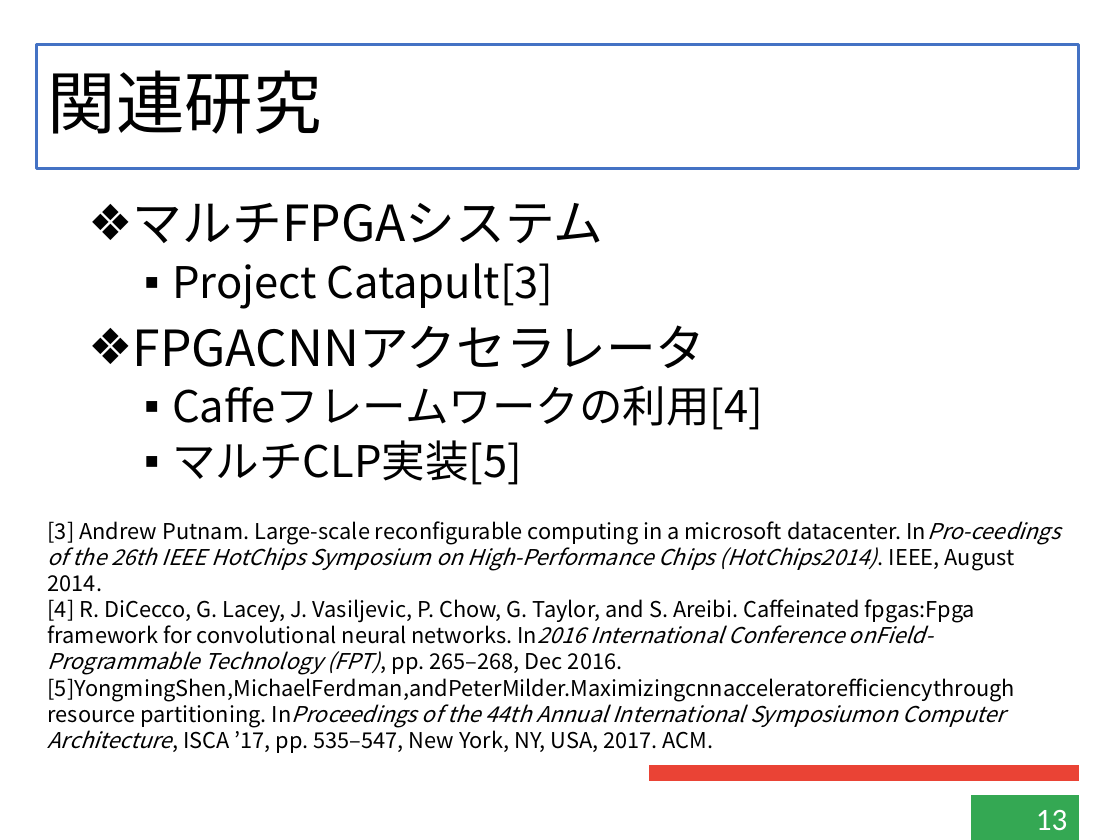
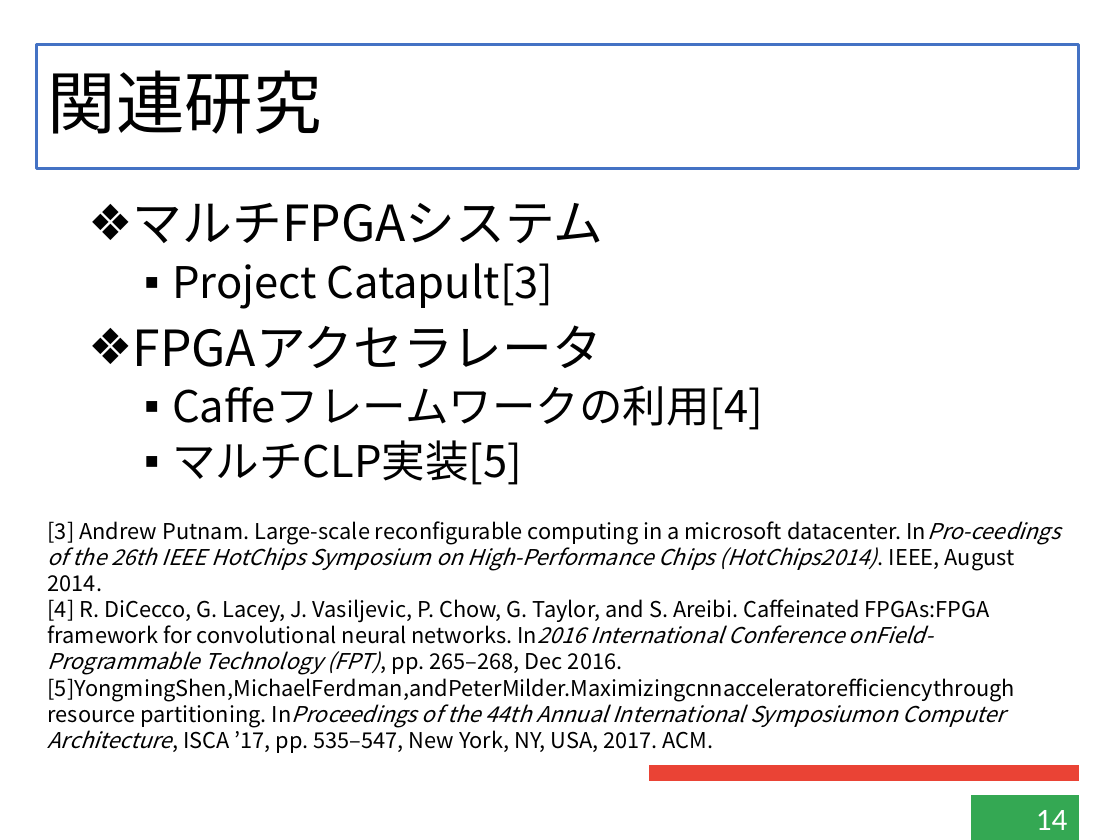
Before and after one commit to kensuke-iizuka/thesis, a slide deck: slide 14 of slide/graduate.pptx (slide 13 before the commit). Drawn at 1120x840 pixels with LibreOffice and Linux fonts; fonts in the diff are those of the drawing. Boxes give left, top, right and bottom in pixels: in the first picture for what was removed or moved away, otherwise in the second. Text is boxed around its words. In the diff, an @@ line names an element or a change of style, - is before the commit and + after.

```diff
--- a/slide/graduate.pptx
+++ b/slide/graduate.pptx
@@ text at [133, 325, 603, 368]: text changed @@
-❖ FPGACNNアクセラレータ
+❖ FPGAアクセラレータ
@@ text at [48, 599, 990, 675]: text changed @@
-[4] R. DiCecco, G. Lacey, J. Vasiljevic, P. Chow, G. Taylor, and S. Areibi. Caffeinated fpgas:Fpga framework for convolutional neural networks. In2016 International Conference onField-Programmable Technology (FPT), pp. 265–268, Dec 2016.
+[4] R. DiCecco, G. Lacey, J. Vasiljevic, P. Chow, G. Taylor, and S. Areibi. Caffeinated FPGAs:FPGA framework for convolutional neural networks. In2016 International Conference onField-Programmable Technology (FPT), pp. 265–268, Dec 2016.
@@ page number at [1036, 810, 1068, 830]: text changed @@
-13
+14
```
Also in this commit, not shown: 15 other slides changed, 4 slides added, 8 other files.
